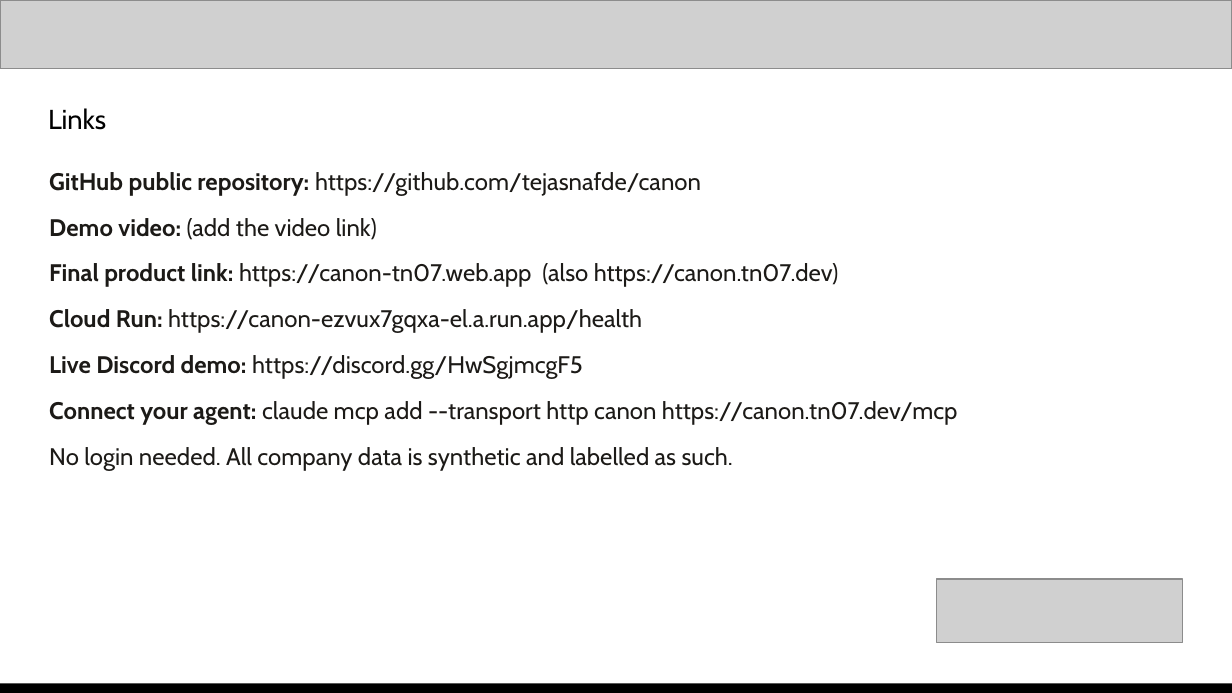
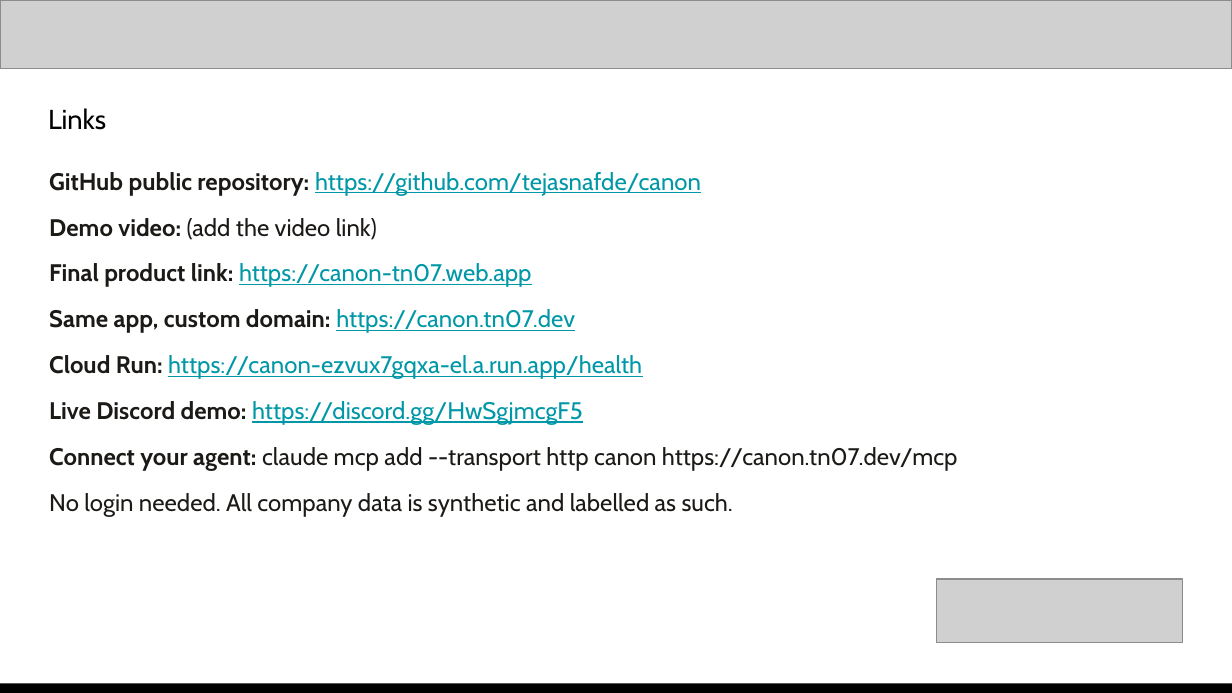
Before and after one commit to tejasnafde/canon, a slide deck: slide 14 of deck/canon-deck.pptx. Drawn at 1232x693 pixels with LibreOffice and Linux fonts; fonts in the diff are those of the drawing; grey boxes stand for pictures. Boxes give left, top, right and bottom in pixels: in the first picture for what was removed or moved away, otherwise in the second. Text is boxed around its words. In the diff, an @@ line names an element or a change of style, - is before the commit and + after.

```diff
--- a/deck/canon-deck.pptx
+++ b/deck/canon-deck.pptx
@@ text at [49, 172, 701, 425]: text colour #1C1A17 to #0097A7, underline on in "https://github.com/tejasnafde/canon", "https://canon-ezvux7gqxa-el.a.run.app/health", "https://discord.gg/HwSgjmcgF5" @@
@@ text at [49, 263, 575, 333]: text changed; text colour #1C1A17 to #0097A7 @@
-Final product link: https://canon-tn07.web.app (also https://canon.tn07.dev)
+Final product link: https://canon-tn07.web.app
+Same app, custom domain: https://canon.tn07.dev
```
Also in this commit, not shown: 2 other slides changed, 3 other files.
